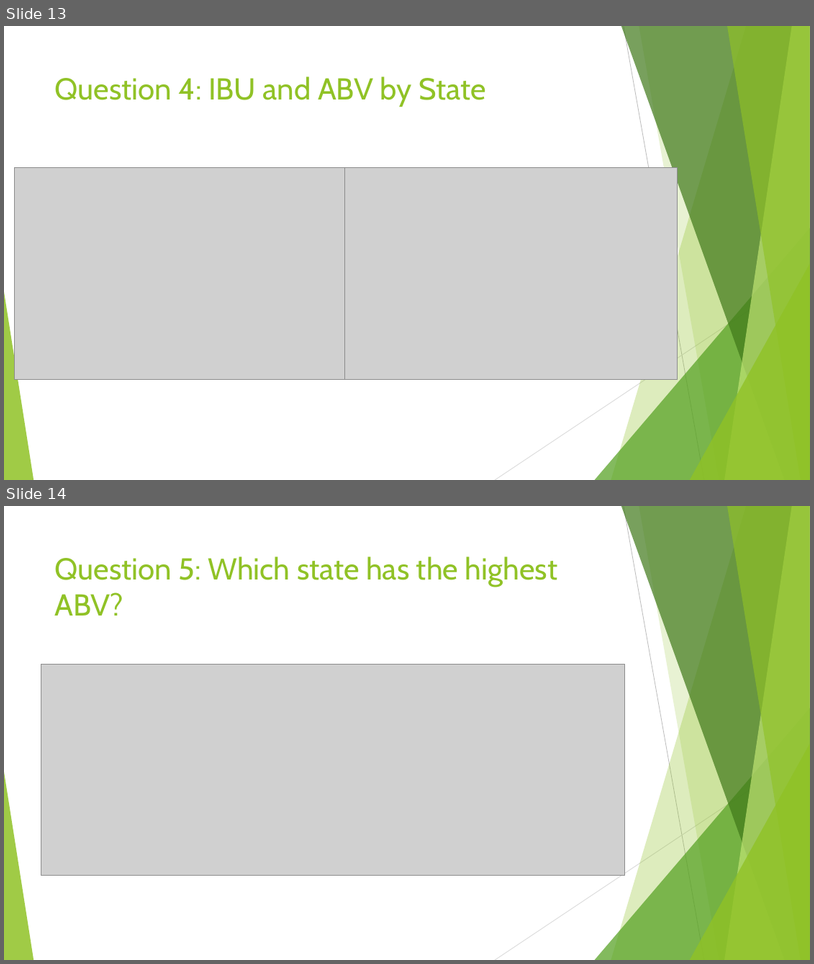
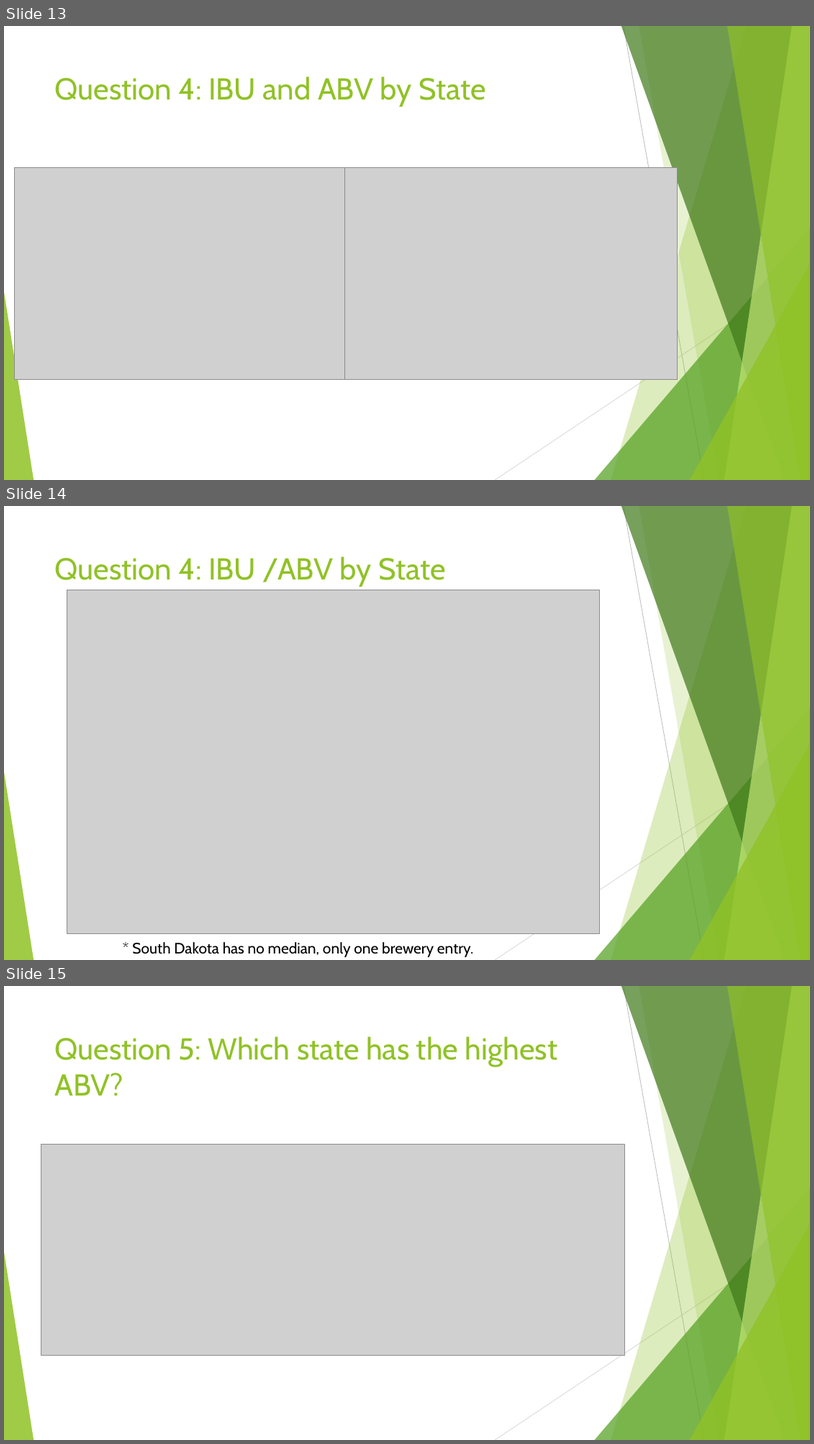
Before and after one commit to vazquezs123/DATA_SCIENCE_CS01, a slide deck: Breweries and Beer Study.pptx. Shown one above the other, each under a label of ours: slides 13 and 14 before the commit, slides 13, 14 and 15 after it. The pictures are 814x964 and 814x1444 pixels, drawn with LibreOffice and Linux fonts; fonts in the diff are those of the drawing; grey boxes stand for pictures. Boxes give left, top, right and bottom in pixels: in the first picture for what was removed or moved away, otherwise in the second. Text is boxed around its words. In the diff, an @@ line names an element or a change of style, - is before the commit and + after.

```diff
--- a/Breweries and Beer Study.pptx
+++ b/Breweries and Beer Study.pptx
@@ slide 14 added at [4, 506, 810, 960], background #FFFFFF; not listed: 10 template elements that a slide beside it also shows @@
@@ title added at [55, 556, 445, 587], 36 pt, text #90C226 @@
+Question 4: IBU /ABV by State
@@ picture added at [67, 590, 600, 934] @@
@@ text added at [132, 942, 473, 957], 18 pt, text #000000 @@
+* South Dakota has no median, only one brewery entry.
@@ what was slide 14 is now slide 15 @@
```
Also in this commit, not shown: 7 slides changed, 1 slide removed, 1 other file.
